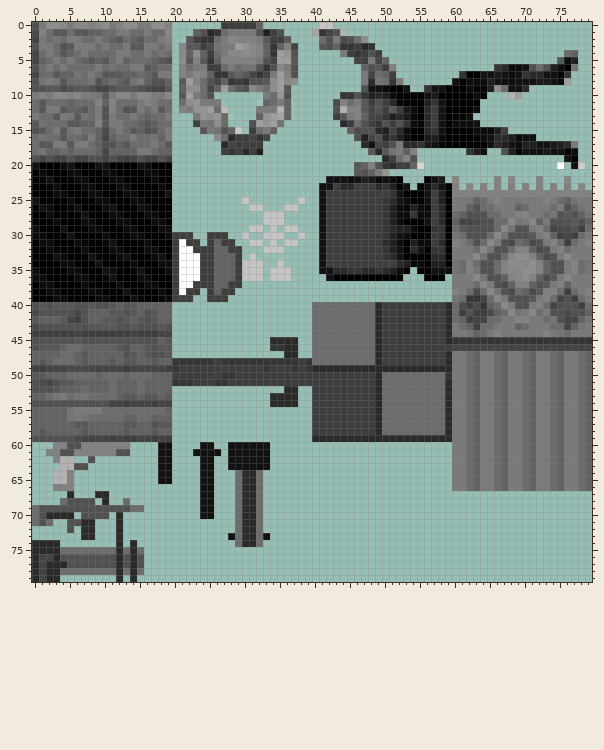
A sprite sheet gets an edit: assets/tex.png. Above: the version before the commit.
The file is 80x80 pixels. Pixels under 10% opacity are left out. Colours within 5 levels of each other are drawn and written as one.
The same view after the edit:
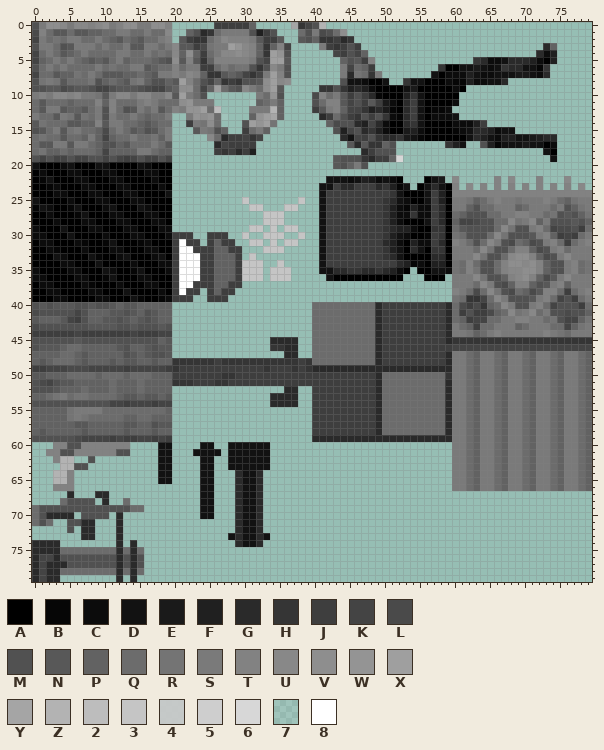
Palette (. is transparent): A #000000  B #060606  C #0c0c0c  D #121212  E #1a1a1a  F #202020  G #2a2a2a  H #353535  J #3e3e3e  K #444444  L #4a4a4a  M #515151  N #585858  P #626262  Q #6c6c6c  R #747474  S #7a7a7a  T #828282  U #888888  V #8e8e8e  W #949494  X #9f9f9f  Y #a5a5a5  Z #b3b3b3  2 #bdbdbd  3 #c5c5c5  4 #cacacae6  5 #cecece  6 #d7d7d7  7 #f5f5f51a  8 #ffffff
Difference:
Changed rows in their new state; - is an unchanged pixel.
first column x 20:
 0 ------J----P.----YHKMZ.------------------------------------
 1 --PMGHQS---MFJM.--QMSLMQV----------------------------------
 2 -NJH-QSUT--SNJ-N.-NMPHHJGH..-------------------------------
 3 UN-JLRS-XWUTPHPTK.---SJHJM-..------------------------GP----
 4 UPVPJQSU-VUTPHXWM.-----KJMKP..----------------------GCF-..-
 5 VNTNHPT----SMKX-N.------PMN-T..------------HGCCDGGGFCAF...-
 6 TQS-J-QSQR-MHMUSM.------SKQ-J...------HAADDEDCDHGG-DBH....-
 7 TSUTPH-NPNKHKSXTM.------SGRQHS..-----DACCCFDCCD-DEEDCG...--
 8 NXTQMKPHJHM-NVXUV.------MDDCAAD..HDDAAACBBF--D-G.........--
 9 PV-QKPXQNMUSQVXN.----HHMHFGFCAA---EAAAA-C-.........--------
10 NXSQM.------SQWM.---LTQSNJ-JGBAA-FHDAA---....---..---------
11 QVWS--.----7PQSP.---MQTTNKMJNJECAGJDAAA-C...---------------
12 TSW-XQ2.---S--ZP.---JNSTPKKHFGEBAGJDABBC....---------------
13 --SWVWQ7.--PWXYP.----GJQMJHMJM-CBGJDACCCD..----------------
14 --JSRVQ.--MXWXR.------PLMMGFKGCAAGHDAAA----FJ--------------
15 ---NSRMP..JQSP.--------MFKMGHFCAAEFCAAA-BCDGGFCDD----------
16 -----UQGJ-KHK.----------GDKJMH-GHEDBAAA---DGF-CF-D-EFGG----
17 ------GKJ---.------------NGNHHP-.......HFD..MFBD-DED-AC...-
18 ------JHJGJF.--------------GJMMM...-------...--......DA...-
19 -----------------------NMMMHGJJP6..-------------------D-..-
20 -----------------------NMPSM........-------------------.-..
21 --------------------------.....----------------------------
first column x 29:
64 GDDG
65 GDDG
66 GDDG
67 GDDG
68 GDDG
69 GDDG
70 GDDG
71 GDDG
72 GDDG
73 GDDG
74 GDDG
Where, in picture pixels (left, top, right, bottom), the same in both pictures:
changed: (172, 22, 585, 176)
changed: (235, 470, 263, 547)
